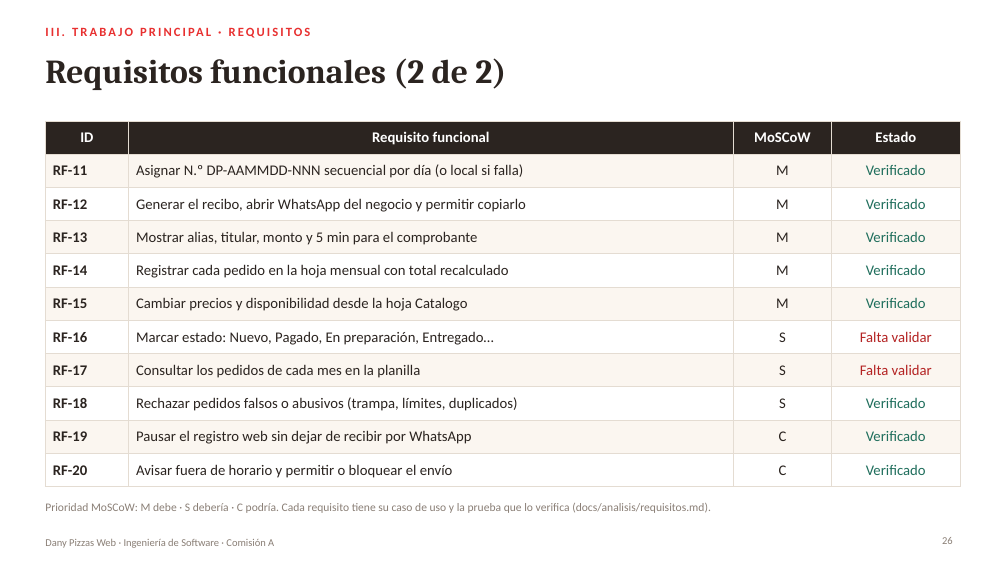
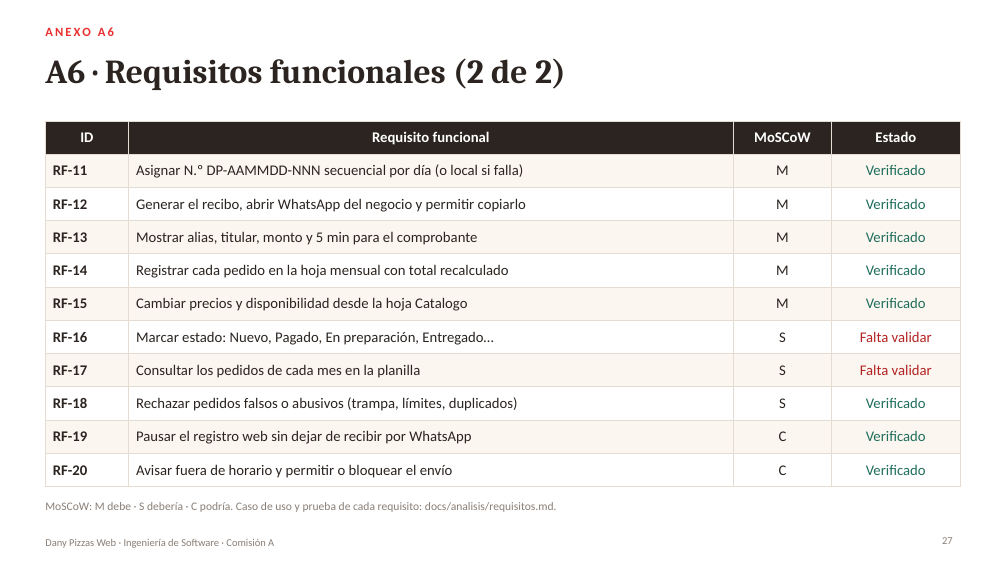
Before and after one commit to CastroMaximo/DanyPizzas, a slide deck: slide 27 of docs/presentacion/DanyPizzas_Presentacion.pptx (slide 26 before the commit). Drawn at 1008x567 pixels with LibreOffice and Linux fonts; fonts in the diff are those of the drawing. Boxes give left, top, right and bottom in pixels: in the first picture for what was removed or moved away, otherwise in the second. Text is boxed around its words. In the diff, an @@ line names an element or a change of style, - is before the commit and + after.

```diff
--- a/docs/presentacion/DanyPizzas_Presentacion.pptx
+++ b/docs/presentacion/DanyPizzas_Presentacion.pptx
@@ text at <box>45,27,114,36</box>: text changed @@
-III. TRABAJO PRINCIPAL · REQUISITOS
+ANEXO A6
@@ title at <box>45,58,566,90</box>: text changed @@
-Requisitos funcionales (2 de 2)
+A6 · Requisitos funcionales (2 de 2)
@@ text at <box>45,502,557,512</box>: text changed @@
-Prioridad MoSCoW: M debe · S debería · C podría. Cada requisito tiene su caso de uso y la prueba que lo verifica (docs/analisis/requisitos.md).
+MoSCoW: M debe · S debería · C podría. Caso de uso y prueba de cada requisito: docs/analisis/requisitos.md.
@@ page number at <box>942,537,953,544</box>: text changed @@
-26
+27
```
Also in this commit, not shown: 10 other slides changed, 19 slides added, 21 slides removed, 3 other files.
